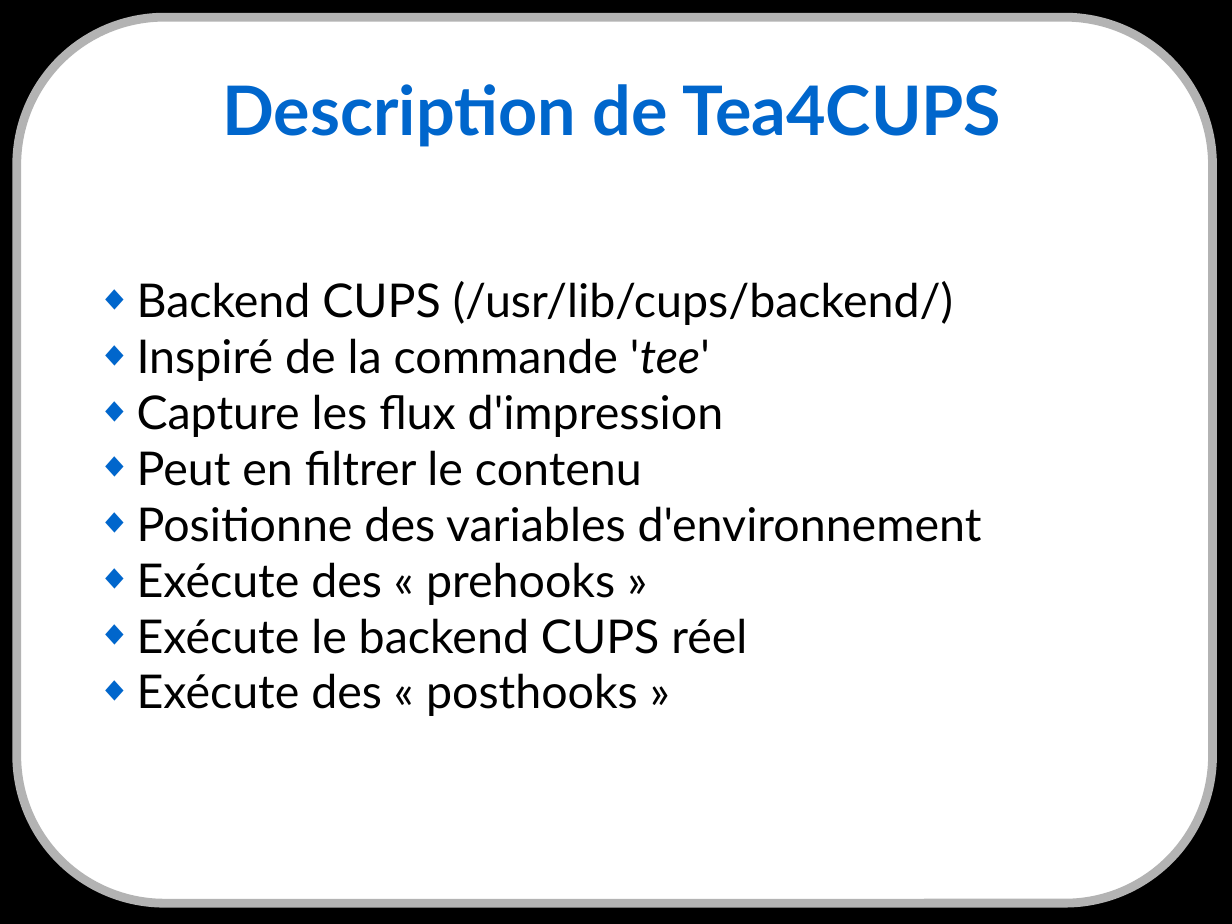
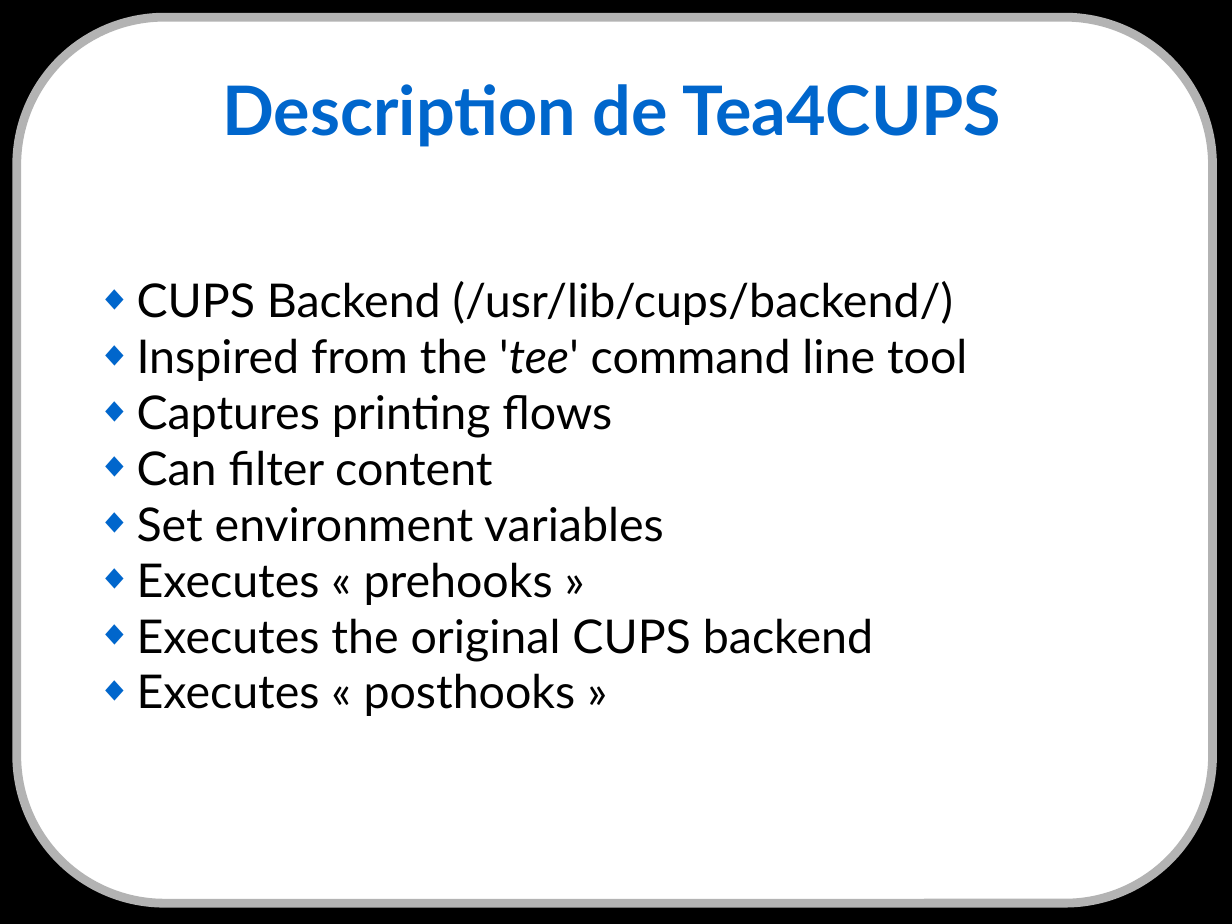
Before and after one commit to cnighswonger/pykota, a slide deck: slide 17 of docs/presentations/english/conference_jm2l2008-20081115.odp. Drawn at 1232x924 pixels with LibreOffice and Linux fonts; fonts in the diff are those of the drawing. Boxes give left, top, right and bottom in pixels: in the first picture for what was removed or moved away, otherwise in the second. Text is boxed around its words. In the diff, an @@ line names an element or a change of style, - is before the commit and + after.

```diff
--- a/docs/presentations/english/conference_jm2l2008-20081115.odp
+++ b/docs/presentations/english/conference_jm2l2008-20081115.odp
@@ text at <box>137,281,967,716</box>: text changed @@
-◆ Backend CUPS (/usr/lib/cups/backend/)
-◆ Inspiré de la commande 'tee'
-◆ Capture les flux d'impression
-◆ Peut en filtrer le contenu
-◆ Positionne des variables d'environnement
-◆ Exécute des « prehooks »
-◆ Exécute le backend CUPS réel
-◆ Exécute des « posthooks »
+◆ CUPS Backend (/usr/lib/cups/backend/)
+◆ Inspired from the 'tee' command line tool
+◆ Captures printing flows
+◆ Can filter content
+◆ Set environment variables
+◆ Executes « prehooks »
+◆ Executes the original CUPS backend
+◆ Executes « posthooks »
```
Also in this commit, not shown: 12 other slides changed, 8 slides added, 8 slides removed.
